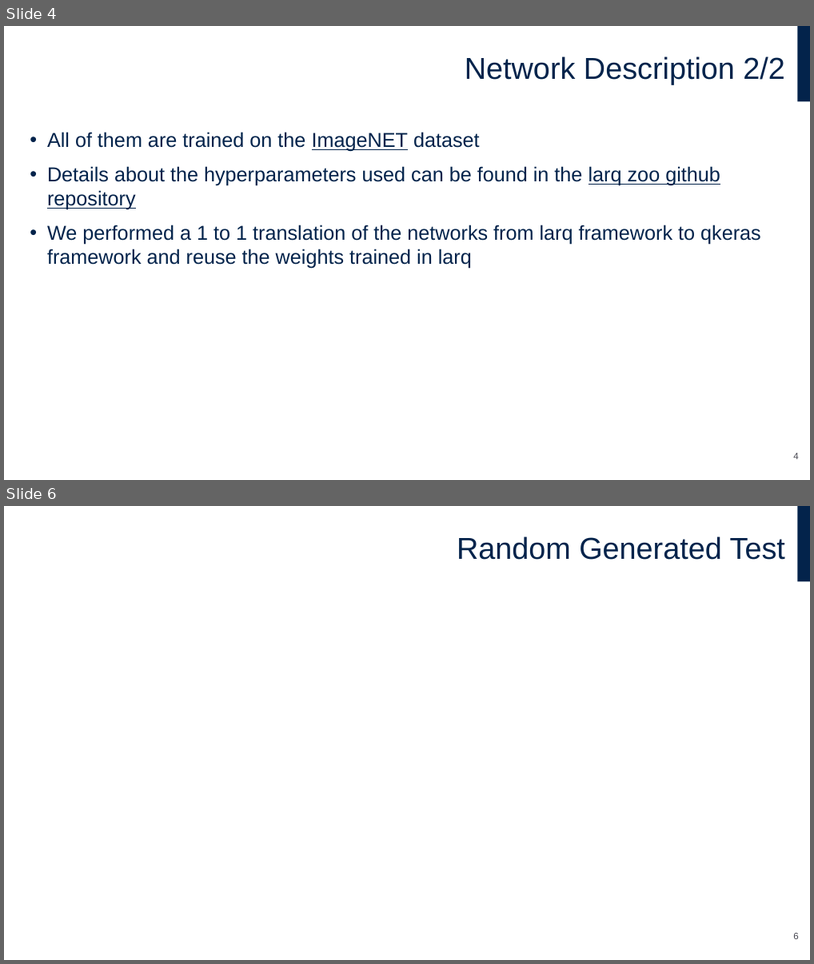
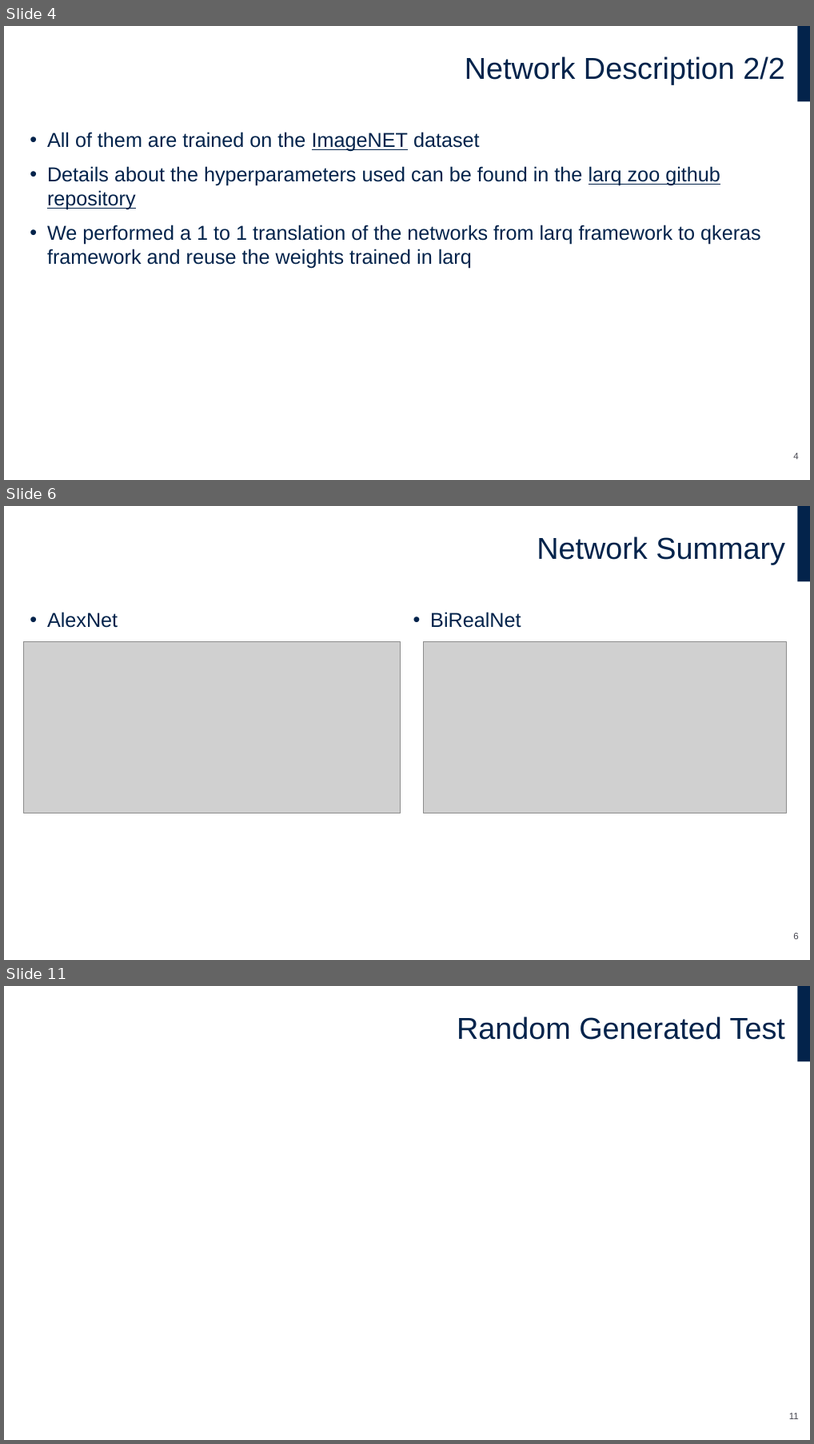
Before and after one commit to FrancescoLoro/qkeras_vs_larq_zoo_tester, a slide deck: zoo_qkeras_vs_larq.pptx. Shown one above the other, each under a label of ours: slides 4 and 6 before the commit, slides 4, 6 and 11 after it; the slides between them are not shown. The pictures are 814x964 and 814x1444 pixels, drawn with LibreOffice and Linux fonts; fonts in the diff are those of the drawing; grey boxes stand for pictures; background and template pictures are left out. Boxes give left, top, right and bottom in pixels: in the first picture for what was removed or moved away, otherwise in the second. Text is boxed around its words. In the diff, an @@ line names an element or a change of style, - is before the commit and + after.

Commit message:
added dense networks

```diff
--- a/zoo_qkeras_vs_larq.pptx
+++ b/zoo_qkeras_vs_larq.pptx
@@ slide 6 added at <box>4,506,810,960</box>, background #FFFFFF; not listed: 1 template element that a slide beside it also shows @@
@@ title added at <box>537,536,786,564</box>, 36 pt, text #03234B @@
+Network Summary
@@ text added at <box>47,612,118,628</box>, 24 pt, text #03234B @@
+• AlexNet
@@ text added at <box>430,612,521,628</box>, 24 pt, text #03234B @@
+• BiRealNet
@@ picture added at <box>24,641,401,813</box> @@
@@ picture added at <box>423,641,786,813</box> @@
@@ page number added at <box>794,932,798,939</box>, 11 pt, text #464650 @@
+6
@@ what was slide 6 is now slide 11 @@
@@ page number at <box>790,1412,799,1419</box>: text changed @@
-6
+11
```
Also in this commit, not shown: 5 slides changed, 5 other slides added, 12 other files.
